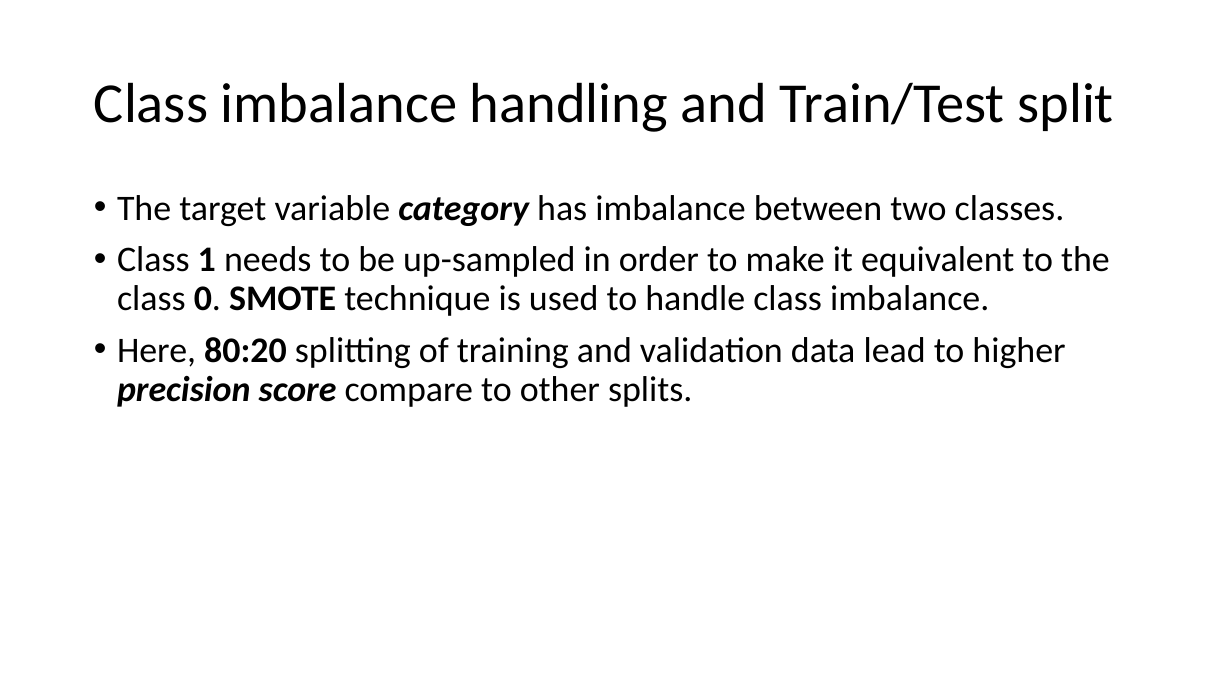
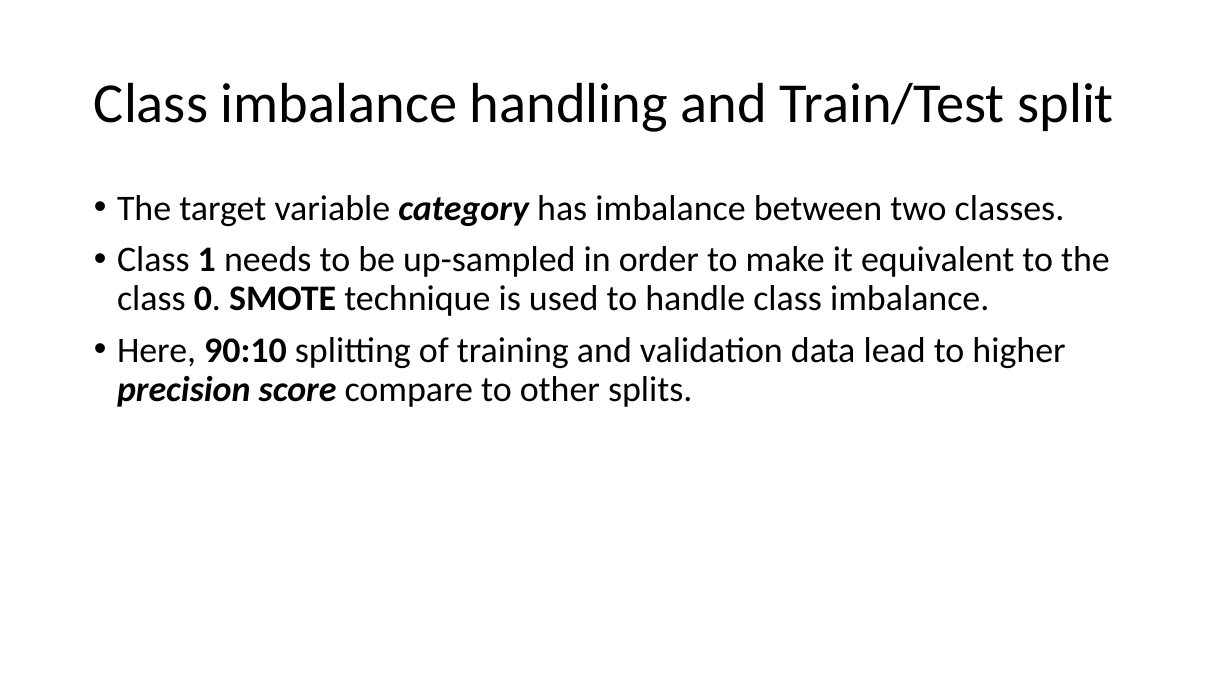
Before and after one commit to hirenhk15/review-sentiment-prediction, a slide deck: slide 6 of best/notes.pptx. Drawn at 1232x693 pixels with LibreOffice and Linux fonts; fonts in the diff are those of the drawing. Boxes give left, top, right and bottom in pixels: in the first picture for what was removed or moved away, otherwise in the second. Text is boxed around its words. In the diff, an @@ line names an element or a change of style, - is before the commit and + after.

```diff
--- a/best/notes.pptx
+++ b/best/notes.pptx
@@ text at (117,337,1065,407): text changed @@
-• Here, 80:20 splitting of training and validation data lead to higher precision score compare to other splits.
+• Here, 90:10 splitting of training and validation data lead to higher precision score compare to other splits.
```
Also in this commit, not shown: 2 other slides changed, 5 other files.
